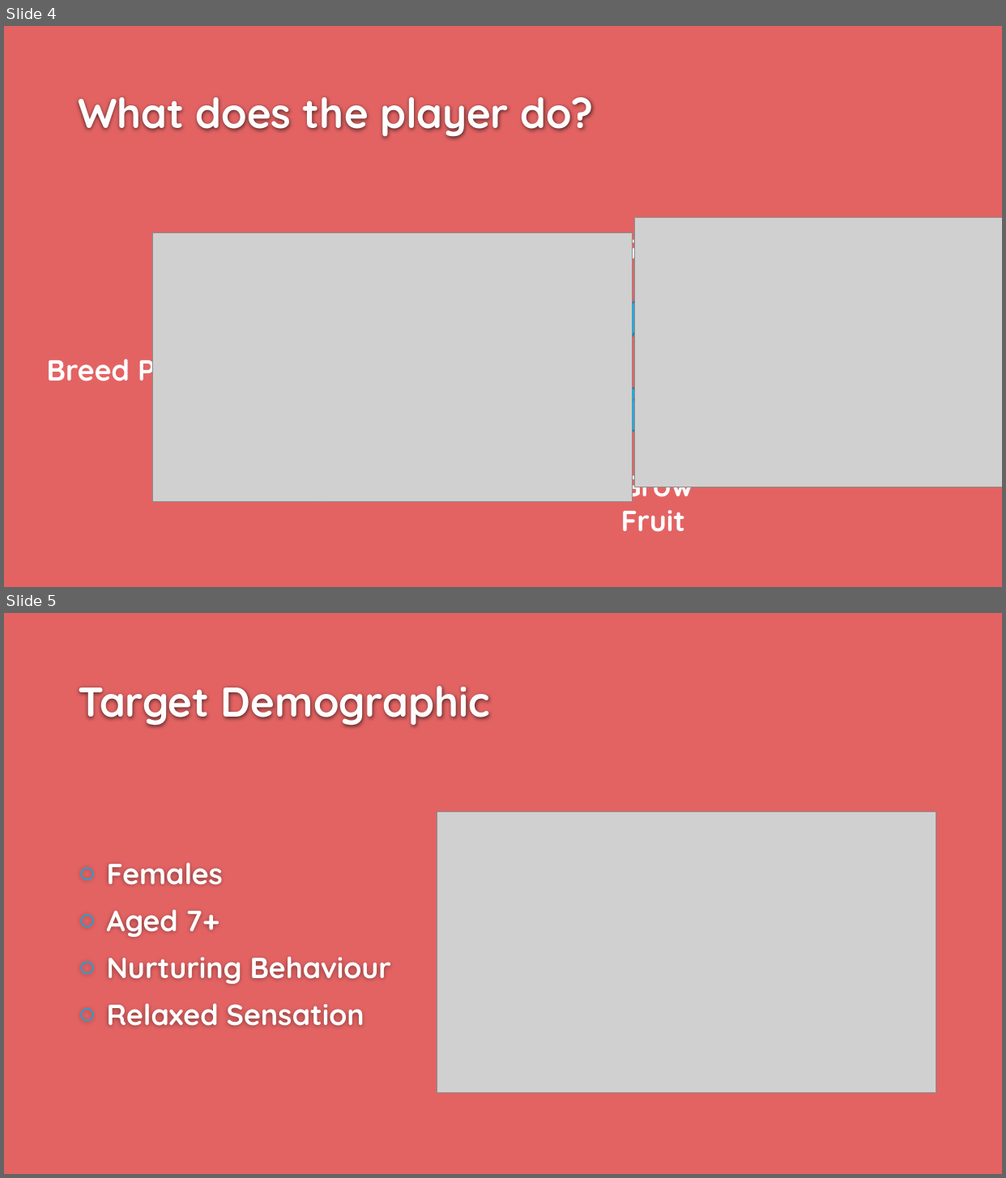
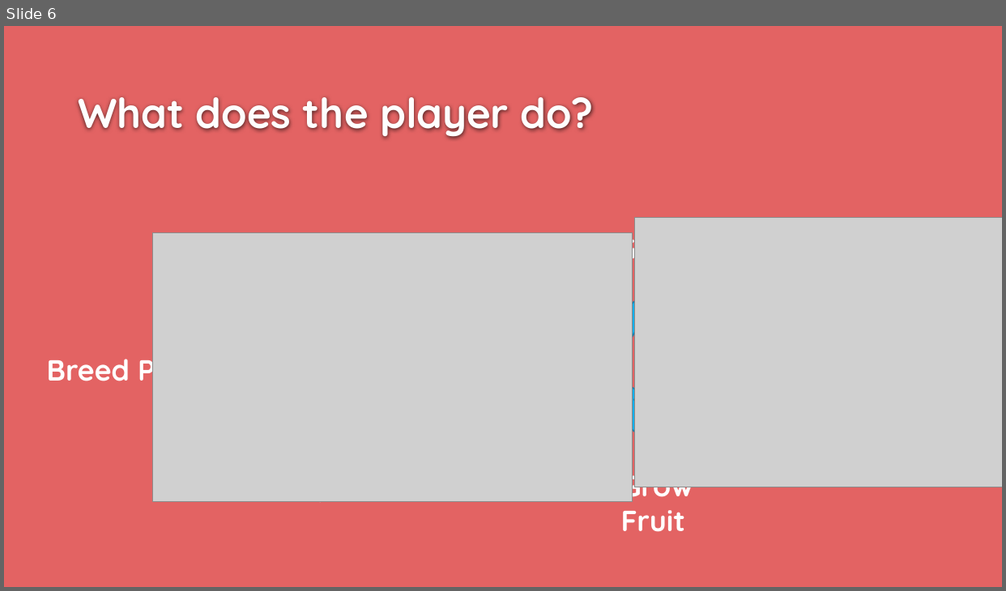
Before and after one commit to UoSGroupProjects1819/game-project-group-2, a slide deck: Presentations/presentation_02.pptx. Shown one above the other, each under a label of ours: slides 4 and 5 before the commit, slide 6 after it. The pictures are 1006x1178 and 1006x591 pixels, drawn with LibreOffice and Linux fonts; fonts in the diff are those of the drawing; grey boxes stand for pictures; background and template pictures are left out. Boxes give left, top, right and bottom in pixels: in the first picture for what was removed or moved away, otherwise in the second. Text is boxed around its words. In the diff, an @@ line names an element or a change of style, - is before the commit and + after.

```diff
--- a/Presentations/presentation_02.pptx
+++ b/Presentations/presentation_02.pptx
@@ slide 5 removed at box(4, 613, 1002, 1174), background #E36363 @@
@@ title removed at box(78, 686, 490, 727) @@
-Target Demographic
@@ picture removed at box(437, 812, 936, 1093) @@
@@ text removed at box(107, 862, 392, 1026) @@
-○ Females
-○ Aged 7+
-○ Nurturing Behaviour
-○ Relaxed Sensation
@@ what was slide 4 is now slide 6 @@
```
Also in this commit, not shown: 4 slides changed, 3 slides added, 2 other files.
